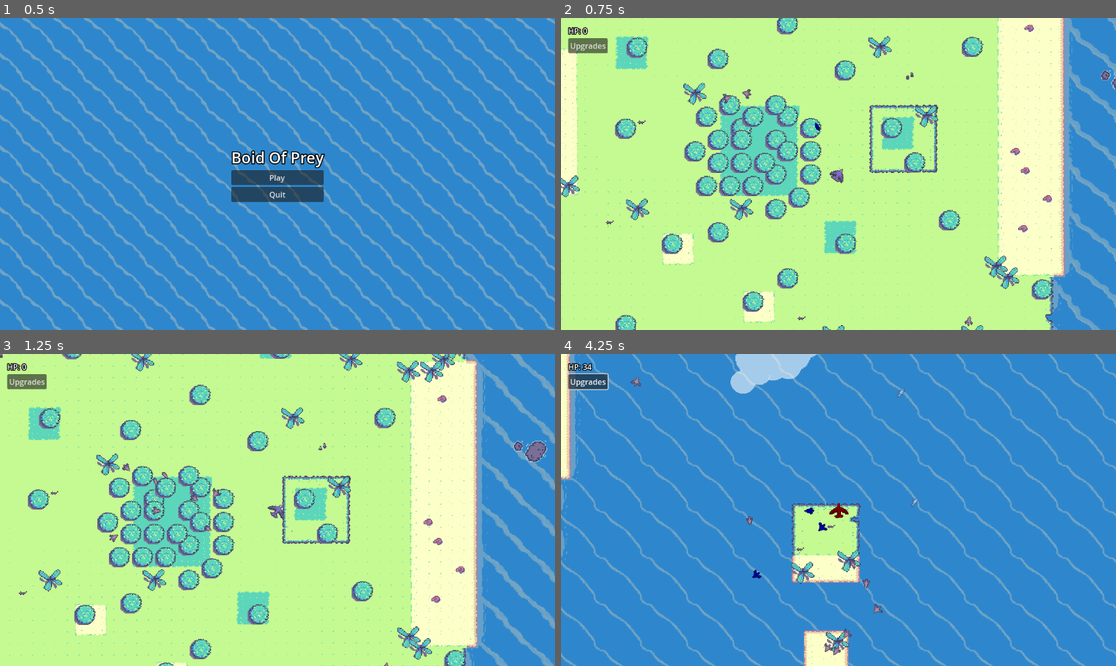
Above: before the commit, frames 1-4 (two rows, left to right).
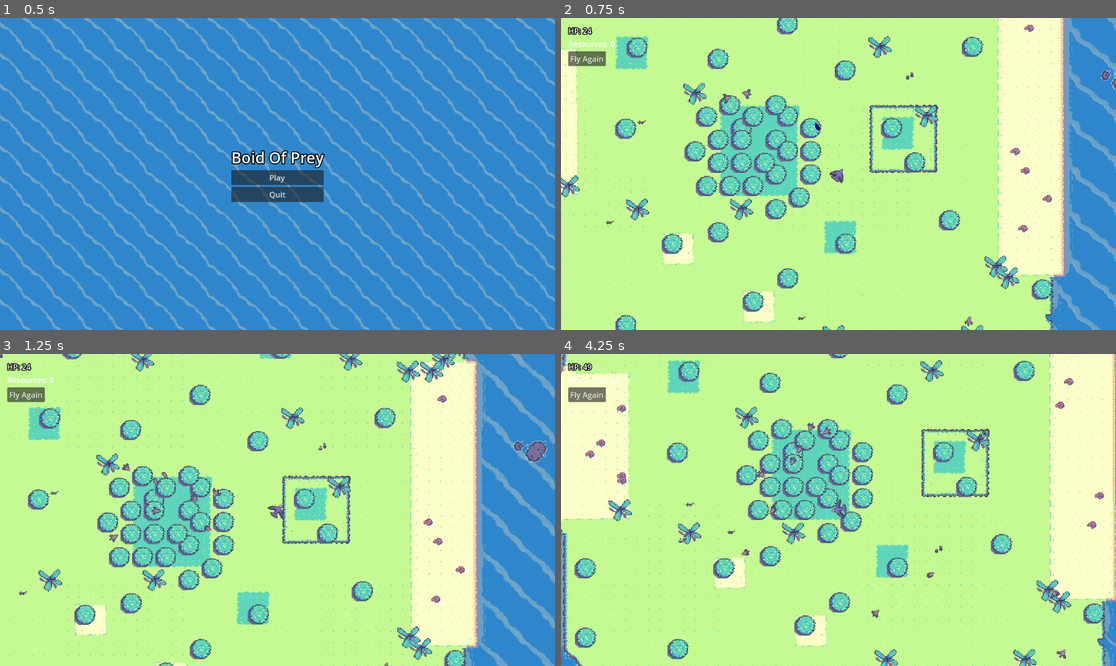
Above: after the commit, the same moments.

Repository: Kolbias/boidemic
Game: Godot game, scene res://ui/main_menu.tscn
Two runs of this game, one before a commit and one after it. Both use one fixed random seed, a clock stepped at 60 frames per second and the inputs below.
Inputs (mouse positions are in pixels of both pictures, inside the frame that each line leads up to):
- Up to frame 1 (0.5 s): no input
- Up to frame 2 (0.75 s): click "Play" at 0.5 s
- Up to frame 3 (1.25 s): no input
- Up to frame 4 (4.25 s): click (588, 382) at 1.25 s, where only the run before the commit has a clickable "Upgrades"; click (588, 394) at 2 s, where only the run after the commit has a clickable "Fly Again"; click (588, 394) at 2.75 s, where only the run after the commit has a clickable "Fly Again"; click (588, 394) at 3.5 s, where only the run after the commit has a clickable "Fly Again"

Frame 1 is identical in both runs. In frame 2, 0.7% of the frame differs, in the area x 1-10%, y 2-16%; in frame 3, 0.7%; in frame 4, 98%, in the area x 0-100%, y 0-100%.

Commit message:
we have a game loop!

Diff:
--- a/gameplay/BirdBrain.gd
+++ b/gameplay/BirdBrain.gd
@@ -6,8 +6,6 @@
 @onready var parentScene := get_parent()
 @onready var spawn_state := SpawnState.SPAWNING
 @onready var screensize = parentScene.get_viewport_rect().size
-@onready var boidTree := Quadtree.new(Rect2(0, 0, screensize.x, screensize.y))
-@onready var playerFog := Quadtree.new(Rect2(0, 0, screensize.x, screensize.y))
 @onready var islands := PlayerVariables.islands.duplicate()
 var targetNumBoids = PlayerVariables.num_boids
 var firstBoid = true
@@ -24,10 +22,15 @@
 
 var boidArray = []
 
-#debug drawing
-#func _draw():
-	#for island in islands:
-		#draw_circle(island, 10, Color.RED)
+func reset():
+	#for boid in boidArray:
+		#boid.queue_free()
+		#boidArray.erase(boid)
+	get_tree().reload_current_scene()
+	#player.queue_free()
+	#player = playerSceneConst.instantiate()
+	#_ready()
+
 
 # Called when the node enters the scene tree for the first time.
 func _ready():
--- a/gameplay/collectable.gd
+++ b/gameplay/collectable.gd
@@ -12,3 +12,5 @@
 			add_to_group("mouse")
 		"res://assets/art/Worm.png":
 			add_to_group("worm")
+		"res://assets/art/Crab.png":
+			add_to_group("crab")
--- a/gameplay/player.gd
+++ b/gameplay/player.gd
@@ -175,7 +175,7 @@
 		if area.is_in_group("worm") and PlayerVariables.can_eat_worms or \
 		area.is_in_group("fish") and PlayerVariables.can_eat_fish or \
 		area.is_in_group("mouse") and PlayerVariables.can_eat_mice or \
-		area.is_in_group("fruit") and PlayerVariables.can_eat_fruit:
+		area.is_in_group("crab") and PlayerVariables.can_eat_crab:
 			consume(area.resource_value)
 			identifiedFood.erase(area)
 			area.queue_free()
@@ -192,6 +192,7 @@
 
 func consume(value : int):
 	PlayerVariables.current_hp += value
+	PlayerVariables.resource_amount += value
 
 func eatBoid(boid):
 	attackCooldown = 2.0
@@ -220,7 +221,7 @@
 		if area.is_in_group("worm") and PlayerVariables.can_eat_worms or \
 		area.is_in_group("fish") and PlayerVariables.can_eat_fish or \
 		area.is_in_group("mouse") and PlayerVariables.can_eat_mice or \
-		area.is_in_group("fruit") and PlayerVariables.can_eat_fruit:
+		area.is_in_group("crab") and PlayerVariables.can_eat_crab:
 			identifiedFood.append(area)
 			identifiedFood.sort_custom(areaSort)
 
--- a/gameplay/player_variables.gd
+++ b/gameplay/player_variables.gd
@@ -1,16 +1,17 @@
 extends Node
 
 signal dead
+signal reset
 
 #player stats
-@export var resource_amount := 100
-@export var max_hp := 1.0
+@export var resource_amount := 0
+@export var max_hp := 25.0
 var current_hp := max_hp
 @export var blink_count := 3
 @export var blink_time := 1.0
 @export var can_eat_fish = false
-@export var can_eat_birds = true
-@export var can_eat_fruit = false
+@export var can_eat_birds = false
+@export var can_eat_crab = false
 @export var can_eat_mice = false
 @export var max_speed = 22.0
 const can_eat_worms = true
@@ -58,6 +59,7 @@
 
 const default_res := 0
 const default_hp := 50.0
+const default_speed := 50.0
 const default_blinks := 1
 const default_blink_time := 1.0
 const default_flock := 2
--- a/main.gd
+++ b/main.gd
@@ -1,8 +1,41 @@
 extends Node2D
+
+@export var game : PackedScene
 
 func _ready():
 	PlayerVariables.connect("dead", on_death)
+	PlayerVariables.connect("reset", on_reset)
 
 func on_death():
 	get_tree().paused = true
 	$UI/Control/MarginContainer/MarginContainer/UpgradePanel.show()
+
+func on_reset():
+	set_player_values()
+	if get_tree().paused == true:
+		get_tree().paused = false
+	$MainMap/BirdBrain.reset()
+
+func set_player_values():
+	var player = PlayerVariables
+	player.max_hp = player.default_hp + (player.upgrade_levels["max_hp"] * 10)
+	player.max_speed = player.default_speed + (player.upgrade_levels["max_speed"] * 3)
+	player.blink_count = player.default_blinks + player.upgrade_levels["blink_count"]
+	player.blink_time = player.default_blink_time + (player.upgrade_levels["blink_time"] * 0.5)
+	player.min_flock = player.default_flock + player.upgrade_levels["min_flock"]
+
+	match player.upgrade_levels["food_level"]:
+		1:
+			player.can_eat_mice = true
+		2:
+			player.can_eat_mice = true
+			player.can_eat_crab = true
+		3:
+			player.can_eat_mice = true
+			player.can_eat_crab = true
+			player.can_eat_fish = true
+		4:
+			player.can_eat_mice = true
+			player.can_eat_crab = true
+			player.can_eat_fish = true
+			player.can_eat_birds = true
--- a/main.tscn
+++ b/main.tscn
@@ -7,6 +7,7 @@
 
 [node name="Main" type="Node2D"]
 script = ExtResource("1_axfdb")
+game = ExtResource("2_dd0l7")
 
 [node name="UI" parent="." instance=ExtResource("2_e1q5f")]
 process_mode = 3
--- a/ui/ui.gd
+++ b/ui/ui.gd
@@ -1,19 +1,9 @@
 extends CanvasLayer
-
-signal upgrade_stat
 
 @onready var hp_label = $Control/TopLeftMargin/VBoxContainer/HPLabel
 @onready var upgrade_panel = $Control/MarginContainer/MarginContainer/UpgradePanel
 @onready var margin_container = $Control/MarginContainer/MarginContainer
-
-@onready var buttons = [
-	$Control/MarginContainer/MarginContainer/UpgradePanel/UpgradeHbox/VBoxUpgrade1/max_hp_Button,
-	$Control/MarginContainer/MarginContainer/UpgradePanel/UpgradeHbox/VBoxUpgrade2/max_speed_Button,
-	$Control/MarginContainer/MarginContainer/UpgradePanel/UpgradeHbox/VBoxUpgrade3/blink_count_Button,
-	$Control/MarginContainer/MarginContainer/UpgradePanel/UpgradeHbox/VBoxUpgrade4/blink_time_Button,
-	$Control/MarginContainer/MarginContainer/UpgradePanel/UpgradeHbox/VBoxUpgrade5/min_flock_Button,
-	$Control/MarginContainer/MarginContainer/UpgradePanel/UpgradeHbox/VBoxUpgrade6/food_level_Button
-]
+@onready var res_label = $Control/TopLeftMargin/VBoxContainer/ResourceLabel
 
 var is_visible := false
 var is_clickable := true
@@ -24,6 +14,8 @@
 
 func _process(delta):
 	hp_label.text = "HP: " + str(int(PlayerVariables.current_hp))
+	res_label.text = "Resources: " + str(PlayerVariables.resource_amount)
+
 func display_window():
 	upgrade_panel.show()
 	var tween = create_tween()
@@ -121,8 +113,13 @@
 
 func _on_food_level_button_pressed():
 	var upgrade_name = "food_level"
+	if PlayerVariables.upgrade_levels[upgrade_name] >= 4: return
 	var this_level = PlayerVariables.upgrade_levels[upgrade_name]
 	if PlayerVariables.resource_amount >= \
 	PlayerVariables.upgrade_prices[5][this_level]:
-		PlayerVariables.resource_amount -= PlayerVariables.upgrade_prices[0][this_level]
+		PlayerVariables.resource_amount -= PlayerVariables.upgrade_prices[5][this_level]
 		PlayerVariables.upgrade_levels[upgrade_name] += 1
+
+
+func _on_reset_button_pressed():
+	PlayerVariables.reset.emit()
--- a/ui/ui.tscn
+++ b/ui/ui.tscn
@@ -37,10 +37,14 @@
 theme_override_constants/outline_size = 7
 text = "HP:"
 
-[node name="Upgrades" type="Button" parent="Control/TopLeftMargin/VBoxContainer"]
+[node name="ResourceLabel" type="Label" parent="Control/TopLeftMargin/VBoxContainer"]
+layout_mode = 2
+text = "Resources:"
+
+[node name="ResetButton" type="Button" parent="Control/TopLeftMargin/VBoxContainer"]
 layout_mode = 2
 size_flags_horizontal = 0
-text = "Upgrades"
+text = "Fly Again"
 
 [node name="MarginContainer" type="MarginContainer" parent="Control"]
 layout_mode = 1
@@ -187,6 +191,33 @@
 text = "Upgrade
 "
 
+[node name="VBoxUpgrade6" type="VBoxContainer" parent="Control/MarginContainer/MarginContainer/UpgradePanel/UpgradeHbox"]
+layout_mode = 2
+size_flags_horizontal = 4
+mouse_filter = 2
+alignment = 1
+
+[node name="Label" type="Label" parent="Control/MarginContainer/MarginContainer/UpgradePanel/UpgradeHbox/VBoxUpgrade6"]
+layout_mode = 2
+text = "Flock Danger
+"
+horizontal_alignment = 1
+
+[node name="Panel" type="Panel" parent="Control/MarginContainer/MarginContainer/UpgradePanel/UpgradeHbox/VBoxUpgrade6"]
+custom_minimum_size = Vector2(100, 100)
+layout_mode = 2
+mouse_filter = 2
+
+[node name="Sprite2D" type="Sprite2D" parent="Control/MarginContainer/MarginContainer/UpgradePanel/UpgradeHbox/VBoxUpgrade6/Panel"]
+scale = Vector2(2, 2)
+texture = ExtResource("7_75ooc")
+offset = Vector2(25, 25)
+
+[node name="food_level_Button" type="Button" parent="Control/MarginContainer/MarginContainer/UpgradePanel/UpgradeHbox/VBoxUpgrade6"]
+layout_mode = 2
+text = "Upgrade
+"
+
 [node name="VBoxUpgrade5" type="VBoxContainer" parent="Control/MarginContainer/MarginContainer/UpgradePanel/UpgradeHbox"]
 layout_mode = 2
 size_flags_horizontal = 4
@@ -212,36 +243,10 @@
 layout_mode = 2
 text = "Upgrade"
 
-[node name="VBoxUpgrade6" type="VBoxContainer" parent="Control/MarginContainer/MarginContainer/UpgradePanel/UpgradeHbox"]
-layout_mode = 2
-size_flags_horizontal = 4
-mouse_filter = 2
-alignment = 1
-
-[node name="Label" type="Label" parent="Control/MarginContainer/MarginContainer/UpgradePanel/UpgradeHbox/VBoxUpgrade6"]
-layout_mode = 2
-text = "Flock Danger
-"
-horizontal_alignment = 1
-
-[node name="Panel" type="Panel" parent="Control/MarginContainer/MarginContainer/UpgradePanel/UpgradeHbox/VBoxUpgrade6"]
-custom_minimum_size = Vector2(100, 100)
-layout_mode = 2
-mouse_filter = 2
-
-[node name="Sprite2D" type="Sprite2D" parent="Control/MarginContainer/MarginContainer/UpgradePanel/UpgradeHbox/VBoxUpgrade6/Panel"]
-scale = Vector2(2, 2)
-texture = ExtResource("7_75ooc")
-offset = Vector2(25, 25)
-
-[node name="food_level_Button" type="Button" parent="Control/MarginContainer/MarginContainer/UpgradePanel/UpgradeHbox/VBoxUpgrade6"]
-layout_mode = 2
-text = "Upgrade
-"
-
+[connection signal="pressed" from="Control/TopLeftMargin/VBoxContainer/ResetButton" to="." method="_on_reset_button_pressed"]
 [connection signal="pressed" from="Control/MarginContainer/MarginContainer/UpgradePanel/UpgradeHbox/VBoxUpgrade1/max_hp_Button" to="." method="_on_max_hp_button_pressed"]
 [connection signal="pressed" from="Control/MarginContainer/MarginContainer/UpgradePanel/UpgradeHbox/VBoxUpgrade2/max_speed_Button" to="." method="_on_max_speed_button_pressed"]
 [connection signal="pressed" from="Control/MarginContainer/MarginContainer/UpgradePanel/UpgradeHbox/VBoxUpgrade3/blink_count_Button" to="." method="_on_blink_count_button_pressed"]
 [connection signal="pressed" from="Control/MarginContainer/MarginContainer/UpgradePanel/UpgradeHbox/VBoxUpgrade4/blink_time_Button" to="." method="_on_blink_time_button_pressed"]
+[connection signal="pressed" from="Control/MarginContainer/MarginContainer/UpgradePanel/UpgradeHbox/VBoxUpgrade6/food_level_Button" to="." method="_on_food_level_button_pressed"]
 [connection signal="pressed" from="Control/MarginContainer/MarginContainer/UpgradePanel/UpgradeHbox/VBoxUpgrade5/min_flock_Button" to="." method="_on_min_flock_button_pressed"]
-[connection signal="pressed" from="Control/MarginContainer/MarginContainer/UpgradePanel/UpgradeHbox/VBoxUpgrade6/food_level_Button" to="." method="_on_food_level_button_pressed"]
